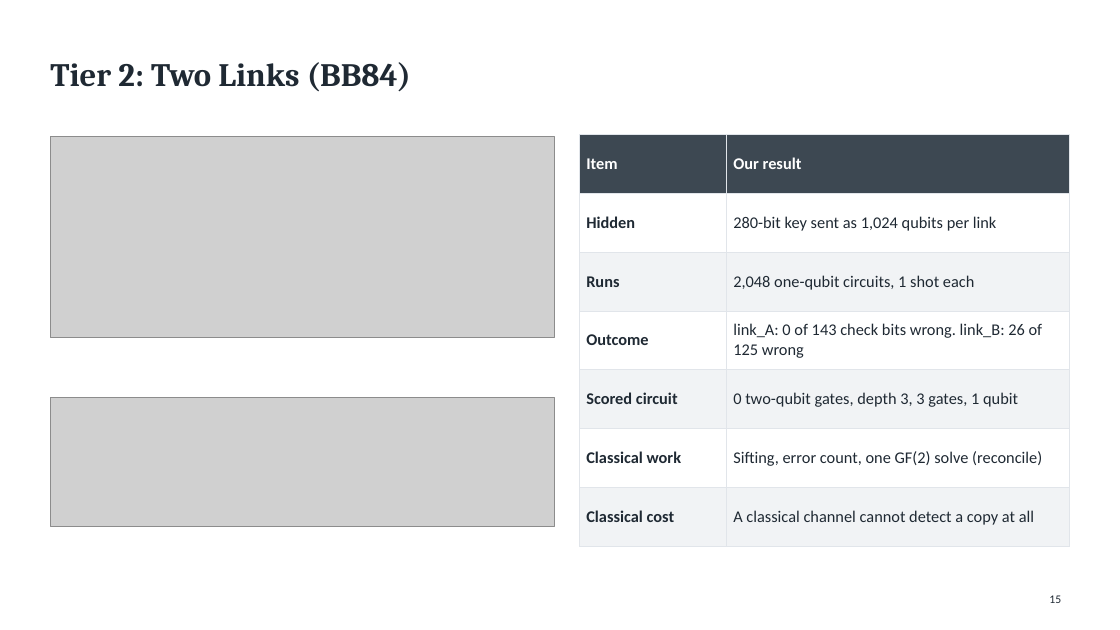
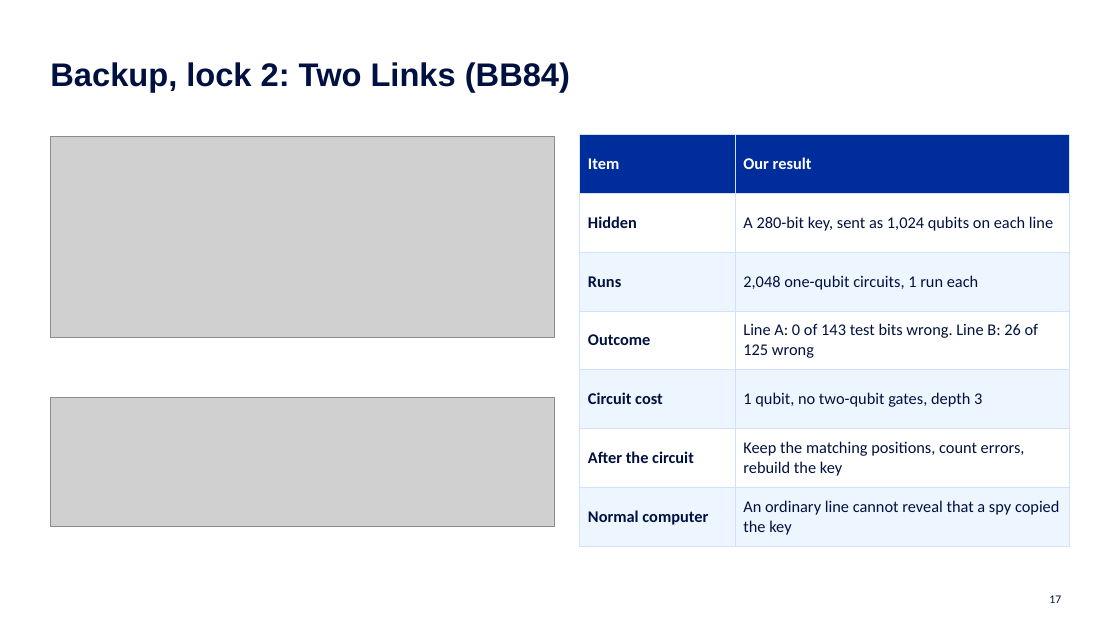
Before and after one commit to QuantumCryptography-at-Qiskit-OSU/Submission, a slide deck: slide 17 of slides/Cryptographers.pptx (slide 15 before the commit). Drawn at 1120x630 pixels with LibreOffice and Linux fonts; fonts in the diff are those of the drawing; grey boxes stand for pictures. Boxes give left, top, right and bottom in pixels: in the first picture for what was removed or moved away, otherwise in the second. Text is boxed around its words. In the diff, an @@ line names an element or a change of style, - is before the commit and + after.

```diff
--- a/slides/Cryptographers.pptx
+++ b/slides/Cryptographers.pptx
@@ title at box(50, 62, 570, 92): text changed; font Cambria to Arial; text colour #1F2933 to #001141 @@
-Tier 2: Two Links (BB84)
+Backup, lock 2: Two Links (BB84)
@@ table at box(580, 134, 1070, 539) @@
-row 2, column 2: 280-bit key sent as 1,024 qubits per link
+row 2, column 2: A 280-bit key, sent as 1,024 qubits on each line
-row 3, column 2: 2,048 one-qubit circuits, 1 shot each
+row 3, column 2: 2,048 one-qubit circuits, 1 run each
-row 4, column 2: link_A: 0 of 143 check bits wrong. link_B: 26 of 125 wrong
+row 4, column 2: Line A: 0 of 143 test bits wrong. Line B: 26 of 125 wrong
-row 5, column 1: Scored circuit
+row 5, column 1: Circuit cost
-row 5, column 2: 0 two-qubit gates, depth 3, 3 gates, 1 qubit
+row 5, column 2: 1 qubit, no two-qubit gates, depth 3
-row 6, column 1: Classical work
+row 6, column 1: After the circuit
-row 6, column 2: Sifting, error count, one GF(2) solve (reconcile)
+row 6, column 2: Keep the matching positions, count errors, rebuild the key
-row 7, column 1: Classical cost
+row 7, column 1: Normal computer
-row 7, column 2: A classical channel cannot detect a copy at all
+row 7, column 2: An ordinary line cannot reveal that a spy copied the key
@@ fill #3D4852 to #002D9C in row 1 @@
@@ fill #F1F3F5 to #EDF5FF in 6 cells @@
@@ text colour #1F2933 to #001141 in "Hidden", "Runs", "Outcome" @@
@@ borders changed @@
@@ page number at box(1049, 595, 1061, 603): text changed; text colour #1F2933 to #001141 @@
-15
+17
```
Also in this commit, not shown: 17 other slides changed, 7 slides added, 5 slides removed, 16 other files.
